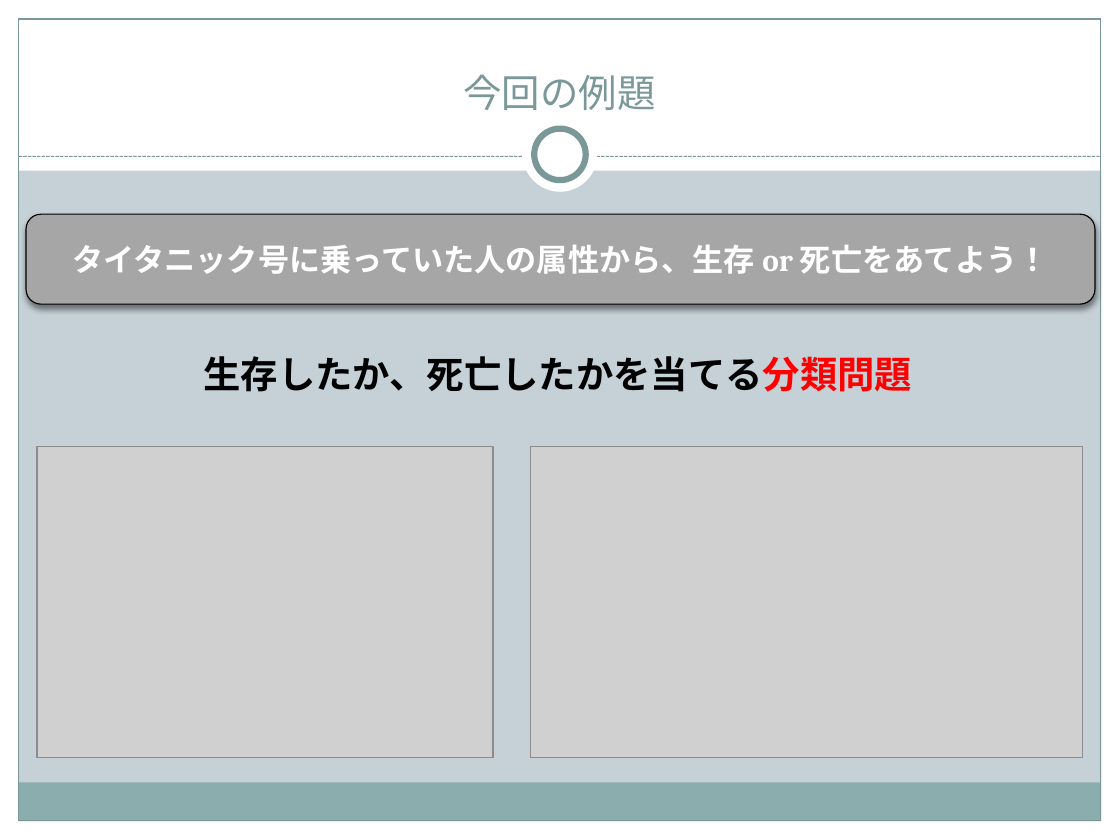
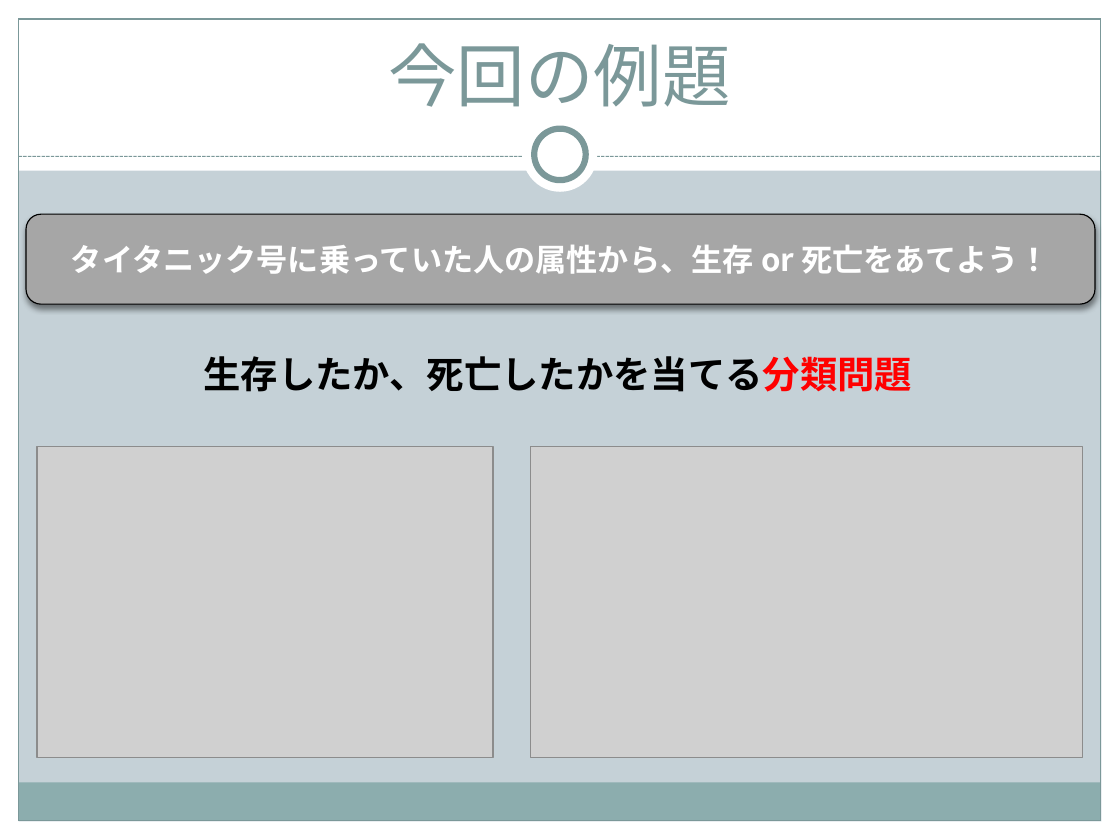
Before and after one commit to StudyGroupPT/1130, a slide deck: slide 4 of doc/勉強会_titanic.pptx. Drawn at 1120x840 pixels with LibreOffice and Linux fonts; fonts in the diff are those of the drawing; grey boxes stand for pictures. Boxes give left, top, right and bottom in pixels: in the first picture for what was removed or moved away, otherwise in the second. Text is boxed around its words. In the diff, an @@ line names an element or a change of style, - is before the commit and + after.

```diff
--- a/doc/勉強会_titanic.pptx
+++ b/doc/勉強会_titanic.pptx
@@ title "今回の例題" at [388, 43, 730, 107]: size 24.8 to 44 pt, font Cambria to Noto Sans CJK JP @@
@@ rounded rectangle "タイタニック号に乗っていた人の属性から、生存 or 死亡をあてよう！" at [26, 214, 1094, 304]: font Cambria to Noto Sans CJK JP @@
```
Also in this commit, not shown: 13 other slides changed, 1 slide added.
